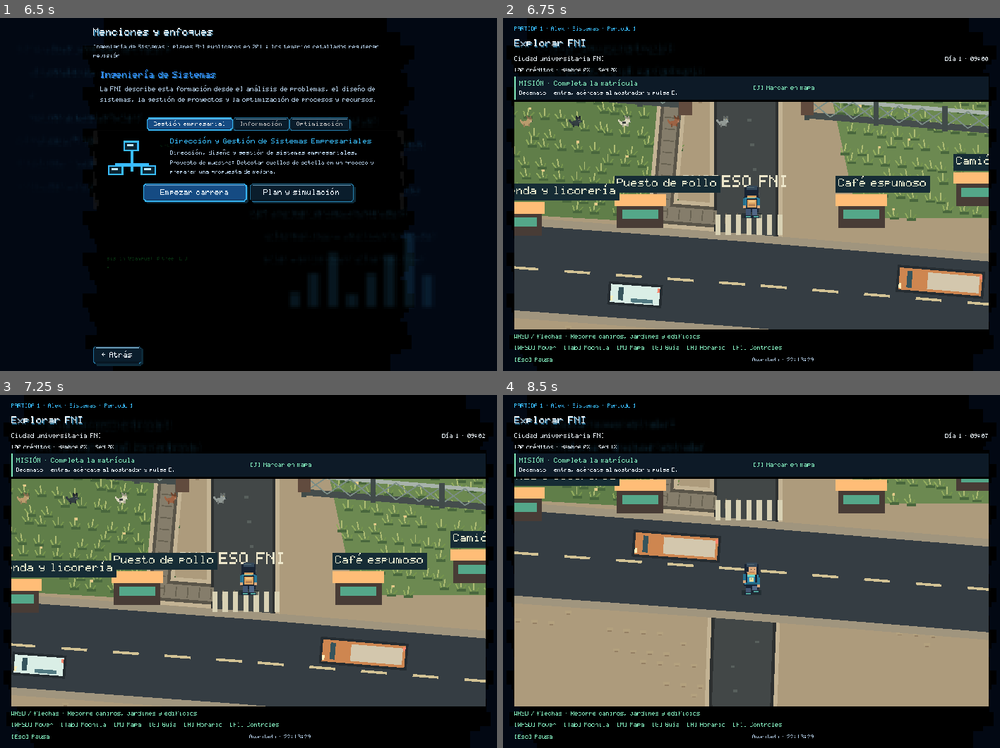
Above: before the commit, frames 1-4 (two rows, left to right).
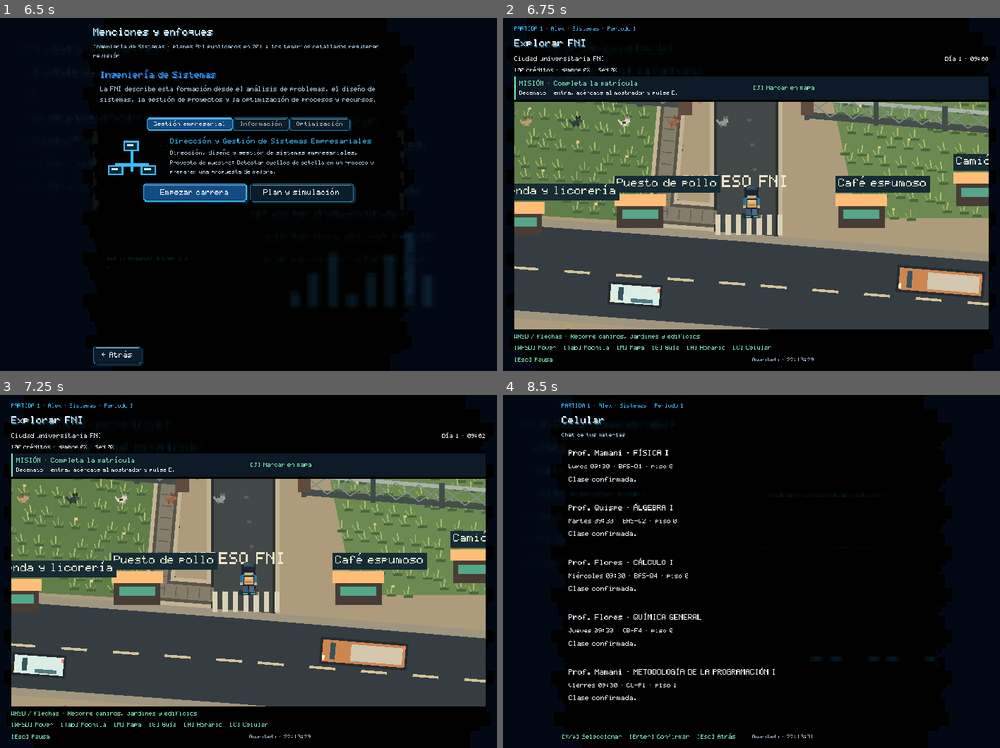
Above: after the commit, the same moments.

Repository: CzruAyna/Proy_Sis_Acad
Game: Godot game, scene res://scenes/main.tscn
Two runs of this game, one before a commit and one after it. Both use one fixed random seed, a clock stepped at 60 frames per second and the inputs below.
Inputs (mouse positions are in pixels of both pictures, inside the frame that each line leads up to):
- Up to frame 1 (6.5 s): click "Jugar" at 0.5 s; tap Enter at 1.25 s; move the mouse to (357, 176) at 1.27 s; hold Right 1.28-2 s; tap C at 1.35 s; click (357, 176) at 1.42 s; tap Space at 1.52, 4.52 s; tap H at 1.55 s; drag from (149, 212) to (223, 265) at 2.02 s; move the mouse to (298, 116) at 2.77 s; hold Right 2.78-3.5 s; tap M at 2.85 s; tap P at 3.05 s; drag from (223, 265) to (99, 141) at 3.52 s; move the mouse to (397, 247) at 4.27 s; hold Left 4.28-5 s; tap Tab at 4.35 s; tap T at 4.55 s; click (248, 81) at 5.02 s; type "Alex" at 5.1 s; click "Explorar menciones" at 5.75 s
- Up to frame 2 (6.75 s): click "Empezar carrera" at 6.5 s
- Up to frame 3 (7.25 s): no input
- Up to frame 4 (8.5 s): tap E at 7.25, 8 s; drag from (602, 518) to (676, 483) at 7.27 s; move the mouse to (776, 571) at 8.02 s; hold Down from 8.03 s (still down); tap F at 8.1 s; click (776, 571) at 8.17 s; tap C at 8.3 s

Frame 1 is identical in both runs. In frame 2, less than 0.1% of the frame differs, in the area x 47-57%, y 92-95%; in frame 3, less than 0.1%; in frame 4, 68%, in the area x 2-98%, y 2-98%.

Commit message:
feat(calendario): horarios semestrales y avisos del docente

Diff:
--- a/game/scripts/campus_classes.gd
+++ b/game/scripts/campus_classes.gd
@@ -34,12 +34,16 @@
 		var index := rows.size()
 		var code := str(subject["sigla"])
 		var course := Catalog.course_for_sigla(str(subject["program_id"]), code, str(subject["mention_id"]))
-		var room: String = ROOMS[index % ROOMS.size()]
+		var term := int(snapshot["term"])
+		var seed_key := "%s/%d/%s" % [snapshot.get("student_seed", ""), term, subject["id"]]
+		var parallel := int(subject["enrollment"].get("parallel", 0))
+		var slot := index if term == 1 else posmod(seed_key.hash() + parallel * 7, DAYS.size() * STARTS.size())
+		var room: String = ROOMS[(index if term == 1 else posmod(code.hash(), ROOMS.size())) % ROOMS.size()]
 		rows.append({
 			"key": "%d/%s" % [int(snapshot["term"]), subject["id"]],
 			"course": str(subject["id"]), "code": code, "name": str(subject["name"]),
-			"room": room, "floor": Map.room_floor(BUILDING, room), "day": index % DAYS.size(),
-			"start": STARTS[(index / DAYS.size()) % STARTS.size()], "lines": _lines(code, course)
+			"room": room, "floor": Map.room_floor(BUILDING, room), "teacher": ["Vega", "Quispe", "Flores", "Mamani", "Rojas"][posmod(code.hash(), 5)], "seed": seed_key.hash(), "day": slot % DAYS.size(),
+			"start": STARTS[(slot / DAYS.size()) % STARTS.size()], "lines": _lines(code, course)
 		})
 	return rows
 
@@ -55,8 +59,40 @@
 
 
 static func next_start(row: Dictionary, minutes: float) -> float:
-	var start := floorf(minutes / Daily.WEEK) * Daily.WEEK + int(row["day"]) * Daily.DAY + int(row["start"])
-	return start if minutes < start + DURATION else start + Daily.WEEK
+	var week := floori(minutes / Daily.WEEK)
+	for offset in 3:
+		var session := appointment(row, week + offset)
+		if not session["cancelled"] and minutes < float(session["start"]) + DURATION:
+			return float(session["start"])
+	return INF
+
+
+static func appointment(row: Dictionary, week: int) -> Dictionary:
+	var start := week * Daily.WEEK + int(row["day"]) * Daily.DAY + int(row["start"])
+	var exam := week % 3 == 2
+	# A regular week always follows a cancelled week.
+	var roll := posmod(hash("%s/%d" % [row.get("seed", 0), week]), 10) if week % 2 == 1 else 9
+	var cancelled := roll == 0 and not exam
+	var message := "Clase confirmada."
+	if cancelled:
+		message = "Hoy no podré asistir. Retomamos la próxima semana."
+	elif exam and roll < 3:
+		start += Daily.DAY
+		message = "Postergué el examen hasta mañana, en la misma aula."
+	elif roll < 4:
+		start += 20
+		message = "Llegaré veinte minutos tarde."
+	if exam:
+		message = "Examen programado. " + message
+	return {"start": start, "cancelled": cancelled, "exam": exam, "message": message}
+
+
+static func conflicts(row: Dictionary, schedule_rows: Array[Dictionary]) -> PackedStringArray:
+	var others := PackedStringArray()
+	for other in schedule_rows:
+		if row["course"] != other["course"] and row["day"] == other["day"] and row["start"] == other["start"]:
+			others.append(str(other["code"]))
+	return others
 
 
 static func active(rows: Array[Dictionary], room: String, minutes: float) -> Dictionary:
--- a/game/scripts/campus_exploration_ui.gd
+++ b/game/scripts/campus_exploration_ui.gd
@@ -137,6 +137,7 @@
 	_theme()
 	var page: VBoxContainer = _play_page("Explorar FNI", "", show_progress, false, false, false)
 	_ui()._bind_page_key(KEY_G, show_directions)
+	_ui()._bind_page_key(KEY_C, show_phone)
 	_ui()._bind_page_key(KEY_H, show_schedule.bind(show_world))
 	_ui()._bind_page_key(KEY_F1, show_help.bind(show_world))
 	var workspace := VBoxContainer.new()
@@ -177,7 +178,7 @@
 	workspace.add_child(world)
 	var hint: Label = _ui()._key_hint(workspace, world.interaction_text())
 	hint.name = "ExplorationContext"
-	var controls: Label = _ui()._key_hint(workspace, "[WASD] Mover   [Tab] Mochila   [M] Mapa   [G] Guía   [H] Horario   [F1] Controles")
+	var controls: Label = _ui()._key_hint(workspace, "[WASD] Mover   [Tab] Mochila   [M] Mapa   [G] Guía   [H] Horario   [C] Celular")
 	controls.name = "ExplorationKeys"
 	var update_location := func(value: String) -> void:
 		hint.text = value
@@ -517,6 +518,37 @@
 		_text(card, "%s · %s" % [row["code"], row["name"]], 17)
 		_text(card, Classes.timing(row), 15)
 
+		var clashes := Classes.conflicts(row, schedule)
+		if not clashes.is_empty():
+			_text(card, "Choque con " + ", ".join(clashes), 15)
+		if _ui().simulation.planning_available():
+			_ui()._add_button(card, "Cambiar paralelo", _change_parallel.bind(row["course"], back), false, 34)
+
+
+func _change_parallel(course: String, back: Callable) -> void:
+	if _ui().simulation.change_parallel(course):
+		_ui()._save_profile()
+	show_schedule(back)
+
+
+func show_phone() -> void:
+	_save()
+	var page := _play_page("Celular", "Chat de tus materias", show_world)
+	var routine := _daily()
+	var week := floori(routine.minutes / Daily.WEEK)
+	var rows := _schedule()
+	if rows.is_empty():
+		_text(page, "Tus grupos aparecen al inscribir materias.", 16)
+	for row in rows:
+		var card: VBoxContainer = _ui()._card(page)
+		var session := Classes.appointment(row, week)
+		var minute := int(session["start"])
+		var weekdays := ["Lunes", "Martes", "Miércoles", "Jueves", "Viernes", "Sábado", "Domingo"]
+		_text(card, "Prof. %s · %s" % [row["teacher"], row["name"]], 18)
+		_text(card, "%s %02d:%02d · %s · piso %d" % [weekdays[(minute / Daily.DAY) % 7], (minute / 60) % 24, minute % 60, row["room"], row["floor"]], 15)
+		_text(card, str(session["message"]), 16)
+
+
 
 func show_classroom(room: String) -> void:
 	var routine := _daily()
@@ -536,7 +568,7 @@
 		var start := Classes.next_start(next, routine.minutes)
 		_text(page, "Próxima clase · " + str(next["name"]), 20)
 		_text(page, Classes.timing(next), 16)
-		_text(page, "Día %d del recorrido" % (floori(start / Daily.DAY) + 1), 15)
+		_text(page, "Siguiente sesión efectiva · día %d, %02d:%02d" % [floori(start / Daily.DAY) + 1, int(start / 60) % 24, int(start) % 60], 15)
 		_ui()._add_button(page, "Esperar aquí hasta la clase", _wait_for_class.bind(next), true, 42)
 	_ui()._add_button(page, "Ver todo mi horario", show_schedule.bind(show_world), false, 40)
 
@@ -581,8 +613,22 @@
 	if _ui().simulation.state["phase"] == "CURSANDO":
 		var entry: Dictionary = _ui().simulation.state["enrollments"].get(row["course"], {})
 		if not entry.is_empty() and entry["score"] == null:
-			_ui()._add_button(page, "Rendir parcial", _ui()._start_subject.bind(row["course"], show_classroom.bind(row["room"])), true, 40)
+			var week := floori(routine.minutes / Daily.WEEK)
+			var session := Classes.appointment(row, week)
+			if session["exam"]:
+				_ui()._add_button(page, "Rendir parcial", _ui()._start_subject.bind(row["course"], show_classroom.bind(row["room"])), true, 40)
+			else:
+				var exam_week := week + (2 - week % 3)
+				var exam := Classes.appointment(row, exam_week)
+				_ui()._add_button(page, "Esperar al examen · día %d" % (int(exam["start"]) / Daily.DAY + 1), _wait_for_exam.bind(row, exam["start"]), false, 40)
 	_ui()._add_button(page, "Ver horario", show_schedule.bind(show_world), false, 40)
+
+
+func _wait_for_exam(row: Dictionary, start: int) -> void:
+	var routine := _daily()
+	routine.advance(start - routine.minutes)
+	_save_daily(routine)
+	show_classroom(str(row["room"]))
 
 
 func show_vendor(id: String, message: String = "") -> void:
--- a/game/scripts/student_simulation.gd
+++ b/game/scripts/student_simulation.gd
@@ -270,6 +270,15 @@
 	if int(state["term"]) == 1:
 		return _error("En el primer semestre las materias se asignan automáticamente. La planificación comienza en el segundo semestre.")
 	return _enroll_course(value)
+
+
+func change_parallel(key: String) -> bool:
+	if not planning_available() or not state["enrollments"].has(key):
+		return false
+	var entry: Dictionary = state["enrollments"][key]
+	entry["parallel"] = (int(entry.get("parallel", 0)) + 1) % 3
+	_sync_profile()
+	return true
 
 
 func planning_available() -> bool:
@@ -795,7 +804,7 @@
 			row["eligibility"] = eligibility(key)
 			row["enrollment"] = state["enrollments"][key].duplicate(true)
 			subjects.append(row)
-	return {"term": state["term"], "phase": state["ph …(522 unchanged characters)…
+	return {"student_seed": profile.get("created_at", profile.get("player_name", "")), "term": state["term"], "phase": state["ph …(522 unchanged characters)…
 
 
 func _ok(message: String, extra: Dictionary = {}) -> Dictionary:
--- a/game/tests/test_campus_routine.gd
+++ b/game/tests/test_campus_routine.gd
@@ -99,6 +99,13 @@
 
 func _run() -> void:
 	_check_economy()
+	var row := {"day": 2, "start": 570, "seed": 15}
+	for week in 32:
+		var session := Classes.appointment(row, week)
+		var next := Classes.next_start(row, week * Daily.WEEK)
+		_check(next >= week * Daily.WEEK and next < (week + 2) * Daily.WEEK, "El calendario siempre ofrece una siguiente clase.")
+		_check(session["exam"] == (week % 3 == 2), "Los exámenes corresponden a la semana anunciada.")
+
 	_viewport = SubViewport.new()
 	_viewport.size = Vector2i(1200, 780)
 	_viewport.render_target_update_mode = SubViewport.UPDATE_ALWAYS
